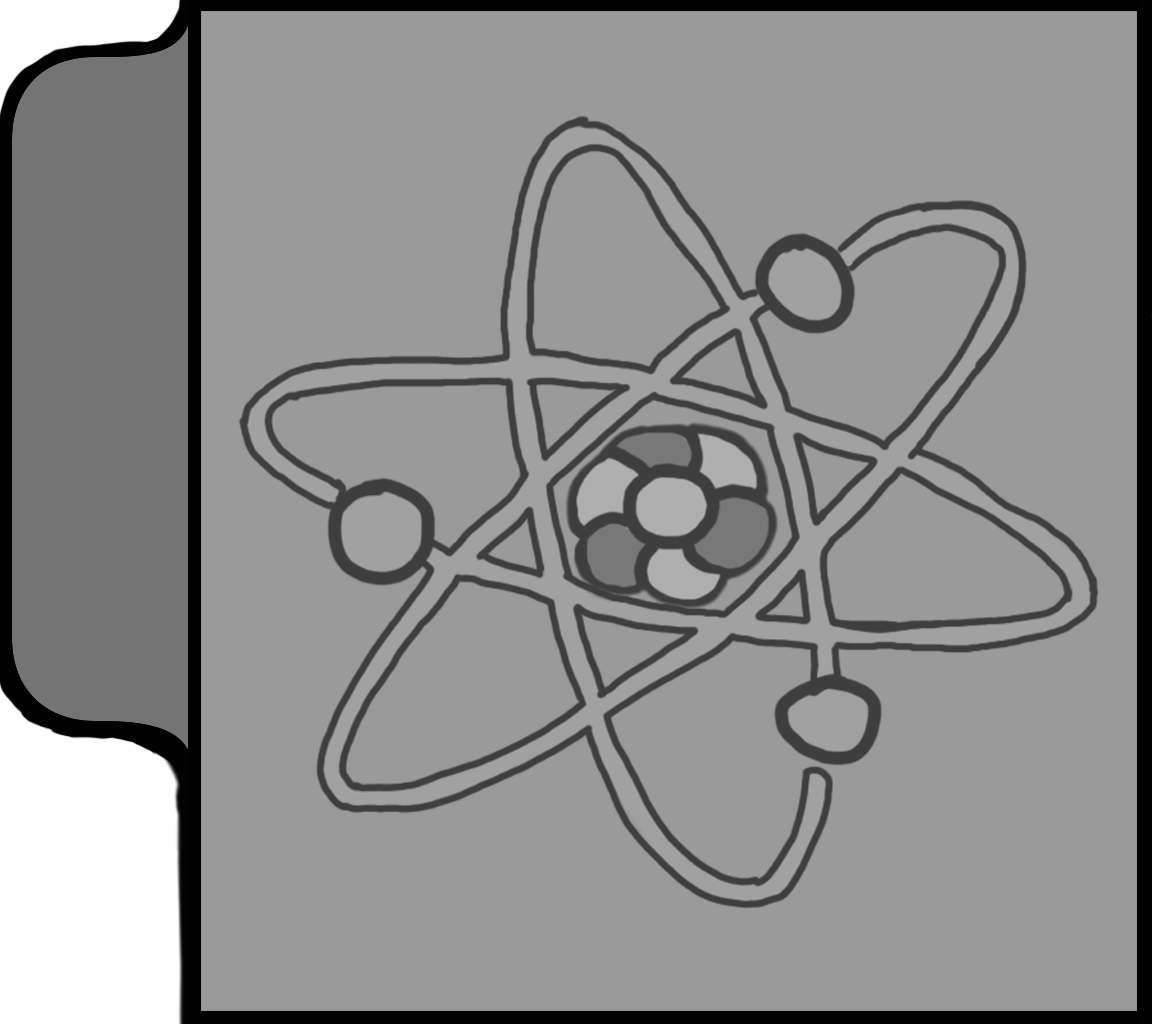
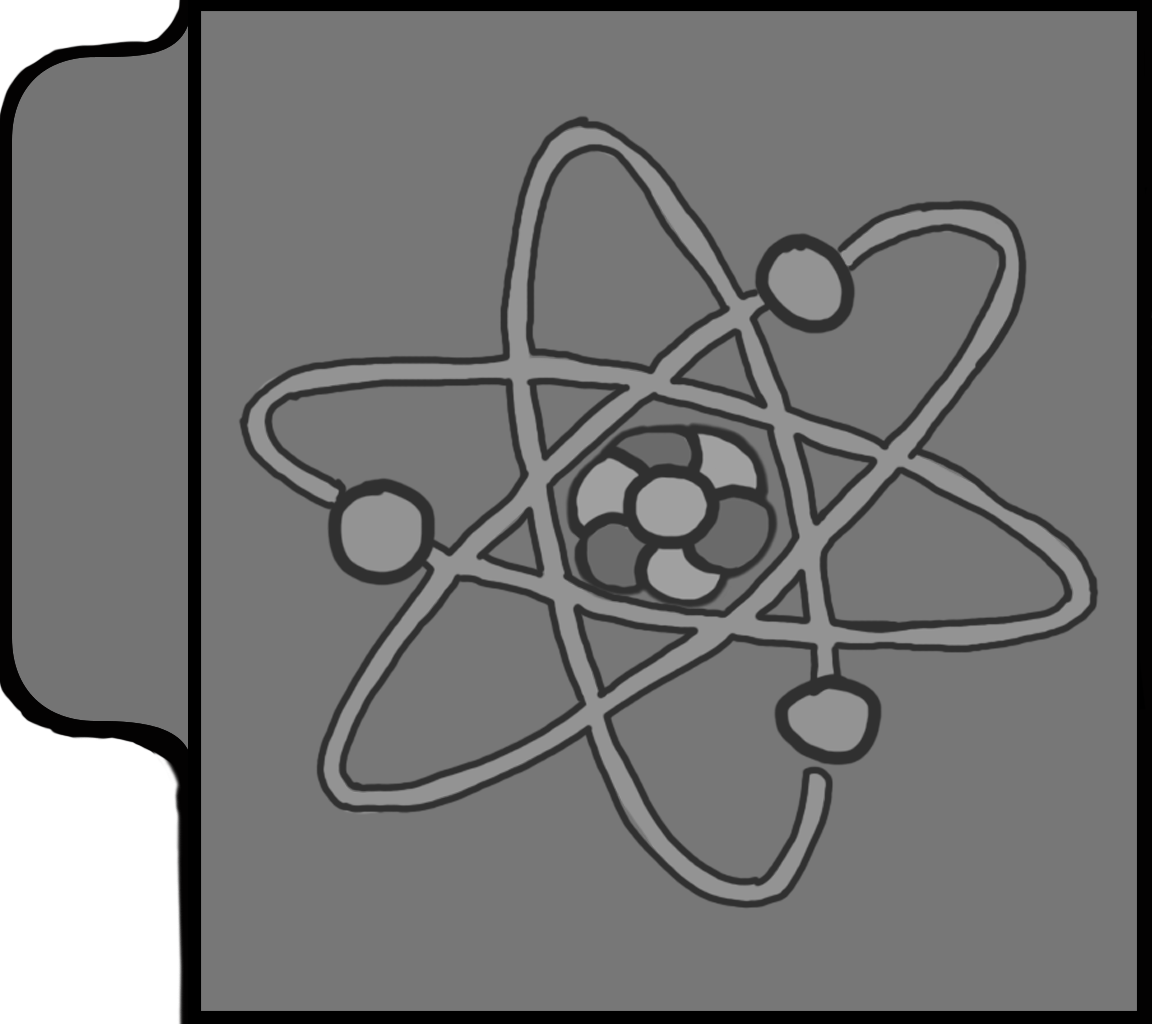
Two versions of the same layered image (1152x1024). Layer-by-layer changes:
painted on "Layer #1" over [201, 11, 1152, 1011]
